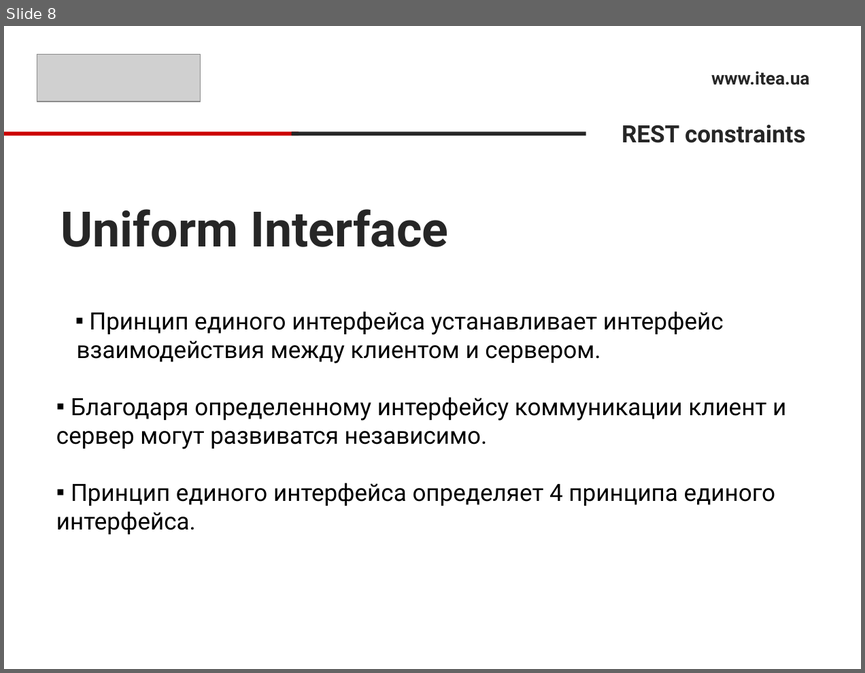
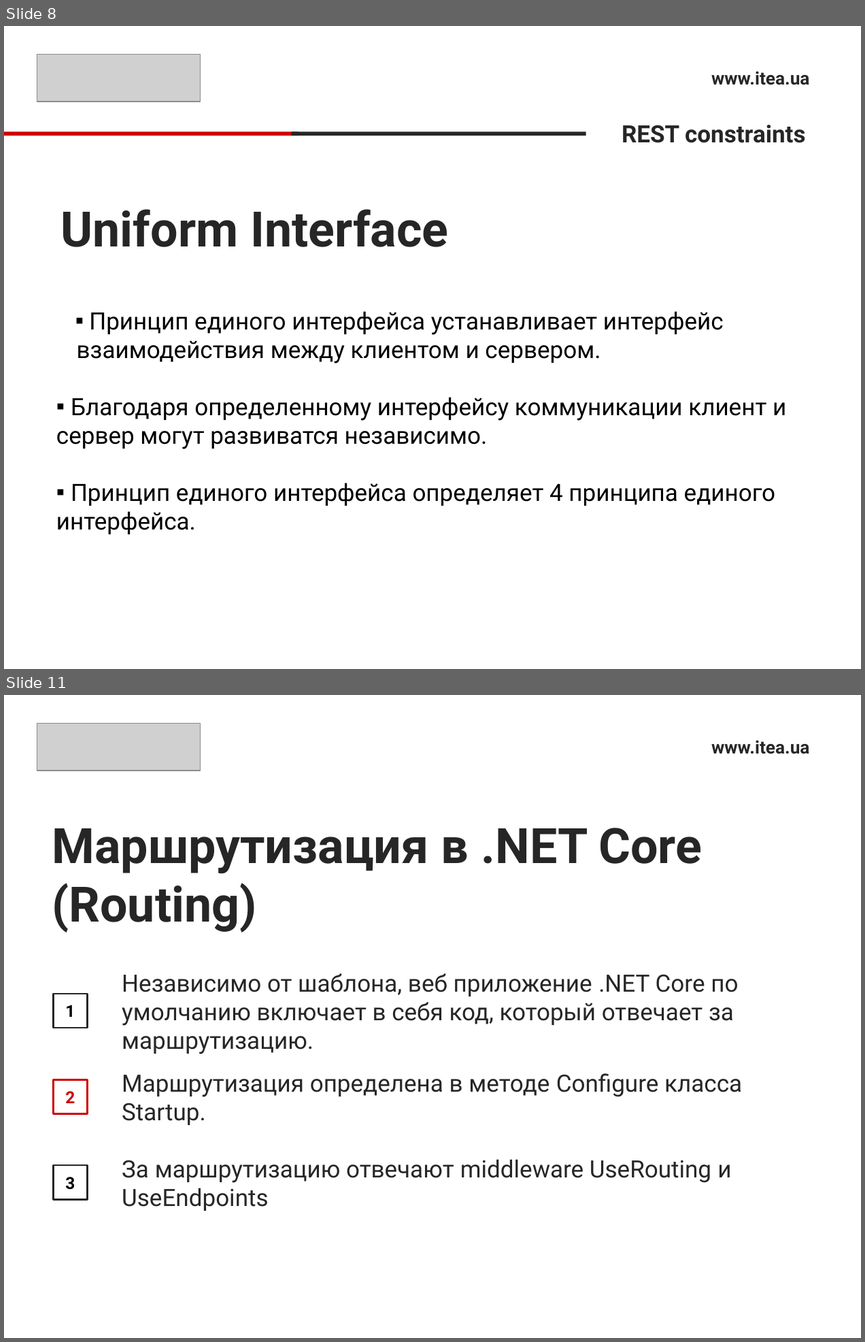
Before and after one commit to sonnov/NetCore, a slide deck: 5.Controller/Controller.pptx. Shown one above the other, each under a label of ours: slide 8 before the commit, slides 8 and 11 after it; the slides between them are not shown. The pictures are 865x673 and 865x1342 pixels, drawn with LibreOffice and Linux fonts; fonts in the diff are those of the drawing; grey boxes stand for pictures. Boxes give left, top, right and bottom in pixels: in the first picture for what was removed or moved away, otherwise in the second. Text is boxed around its words. In the diff, an @@ line names an element or a change of style, - is before the commit and + after.

```diff
--- a/5.Controller/Controller.pptx
+++ b/5.Controller/Controller.pptx
@@ slide 11 added at <box>4,695,861,1338</box>, background #FFFFFF @@
@@ picture added at <box>37,724,201,770</box> @@
@@ text added at <box>711,740,809,754</box>, 15 pt, text #262626, bold @@
+www.itea.ua
@@ title added at <box>52,828,702,932</box>, 41 pt, text #262626, bold @@
+Маршрутизация в .NET Core (Routing)
@@ text added at <box>122,973,738,1054</box>, 20 pt, text #262626 @@
+Независимо от шаблона, веб приложение .NET Core по умолчанию включает в себя код, который отвечает за маршрутизацию.
@@ rectangle added at <box>53,993,87,1028</box>, outline #262626 1.5 pt, 14 pt, text #000000, bold @@
+1
@@ rectangle added at <box>53,1080,87,1114</box>, outline #CC0000 1.5 pt, 14 pt, text #CC0000, bold @@
+2
@@ text added at <box>122,1073,742,1125</box>, 20 pt, text #262626 @@
+Маршрутизация определена в методе Configure класса Startup.
@@ text added at <box>122,1159,731,1210</box>, 20 pt, text #262626 @@
+За маршрутизацию отвечают middleware UseRouting и UseEndpoints
@@ rectangle added at <box>53,1164,87,1199</box>, outline #262626 1.5 pt, 14 pt, text #000000, bold @@
+3
```
Also in this commit, not shown: 1 slide changed, 6 other slides added, 9 slides removed.
